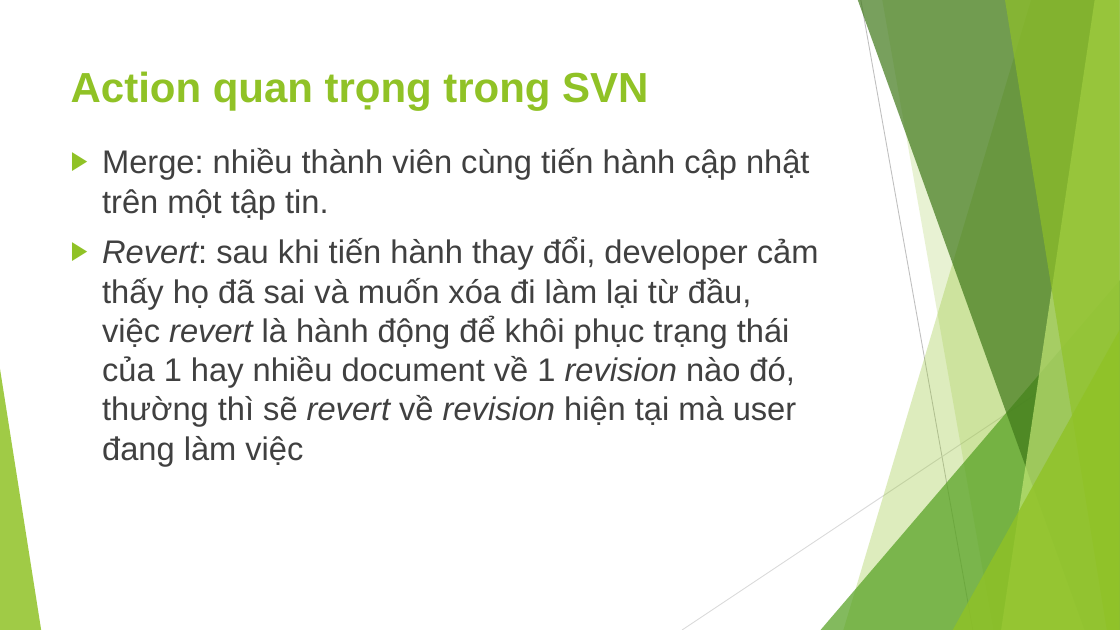
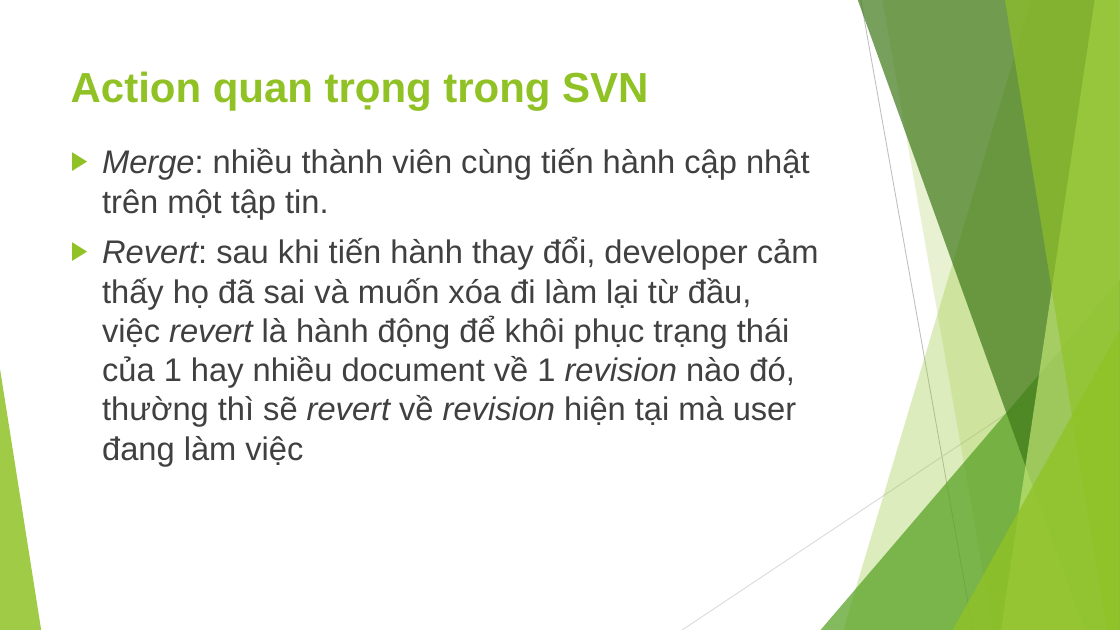
Before and after one commit to leqnam/pmbok-rnl, a slide deck: slide 28 of Bao-cao-QLDA/Nhom-6_SVN.pptx (slide 25 before the commit). Drawn at 1120x630 pixels with LibreOffice and Linux fonts; fonts in the diff are those of the drawing. Boxes give left, top, right and bottom in pixels: in the first picture for what was removed or moved away, otherwise in the second. Text is boxed around its words. In the diff, an @@ line names an element or a change of style, - is before the commit and + after.

```diff
--- a/Bao-cao-QLDA/Nhom-6_SVN.pptx
+++ b/Bao-cao-QLDA/Nhom-6_SVN.pptx
@@ text at (102,148,810,218): italic on in "Merge:" @@
```
Also in this commit, not shown: 1 other slide changed, 4 slides added.
